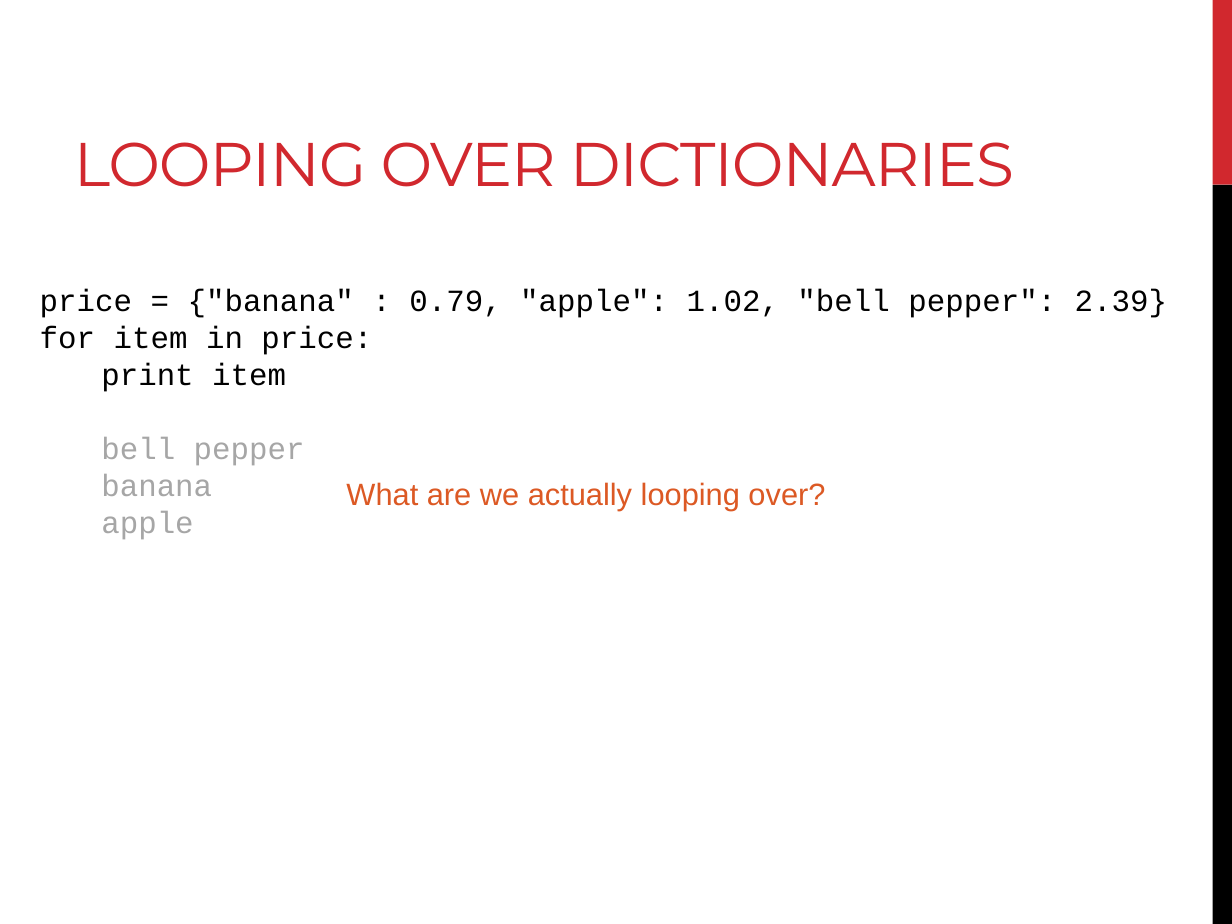
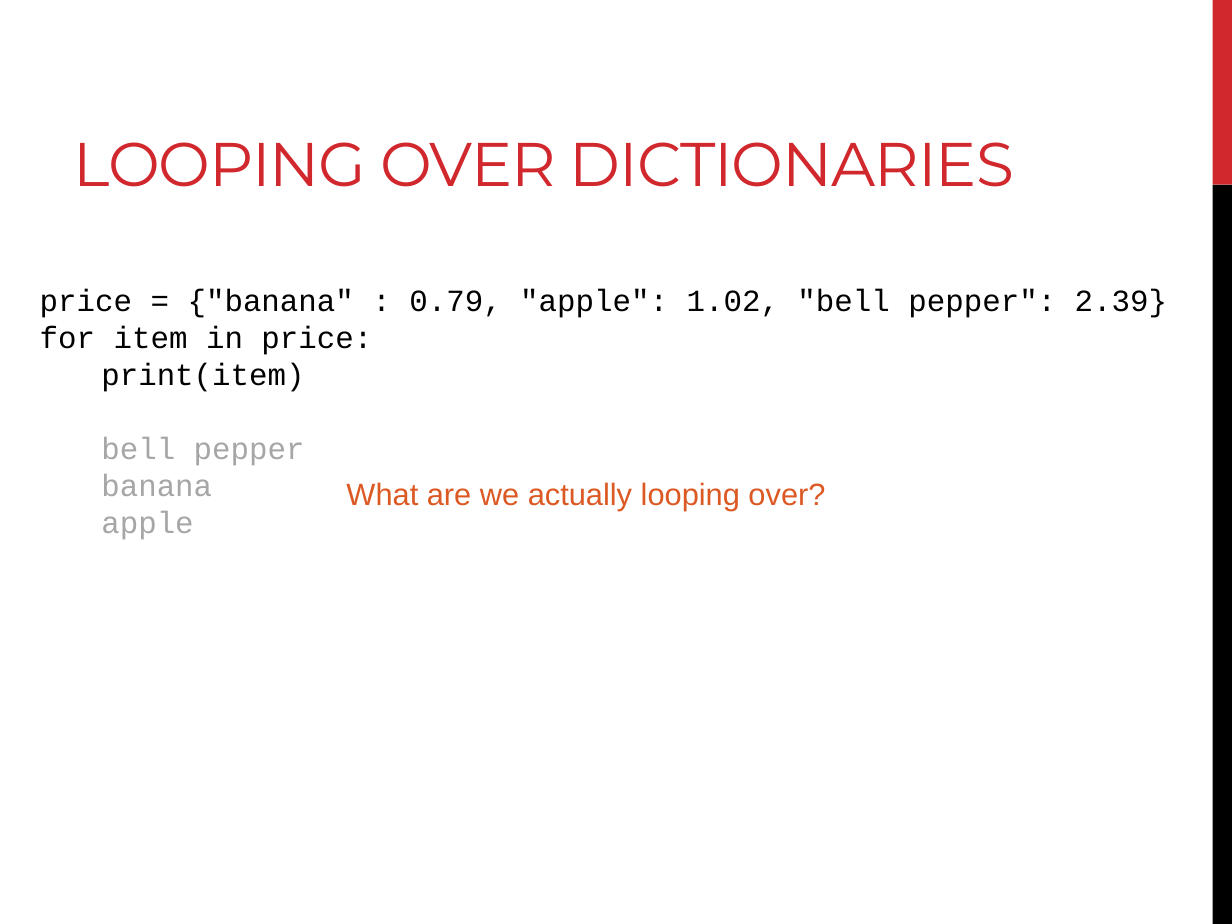
Before and after one commit to sjspielman/bdib2016_python, a slide deck: slide 23 of files/day2_materials/slides_day2.pptx (slide 29 before the commit). Drawn at 1232x924 pixels with LibreOffice and Linux fonts; fonts in the diff are those of the drawing. Boxes give left, top, right and bottom in pixels: in the first picture for what was removed or moved away, otherwise in the second. Text is boxed around its words. In the diff, an @@ line names an element or a change of style, - is before the commit and + after.

```diff
--- a/files/day2_materials/slides_day2.pptx
+++ b/files/day2_materials/slides_day2.pptx
@@ text at (x1=101, y1=363, x2=304, y2=392): text changed @@
-print item
+print(item)
```
Also in this commit, not shown: 12 other slides changed, 1 slide added, 10 slides removed, 1 other file.
